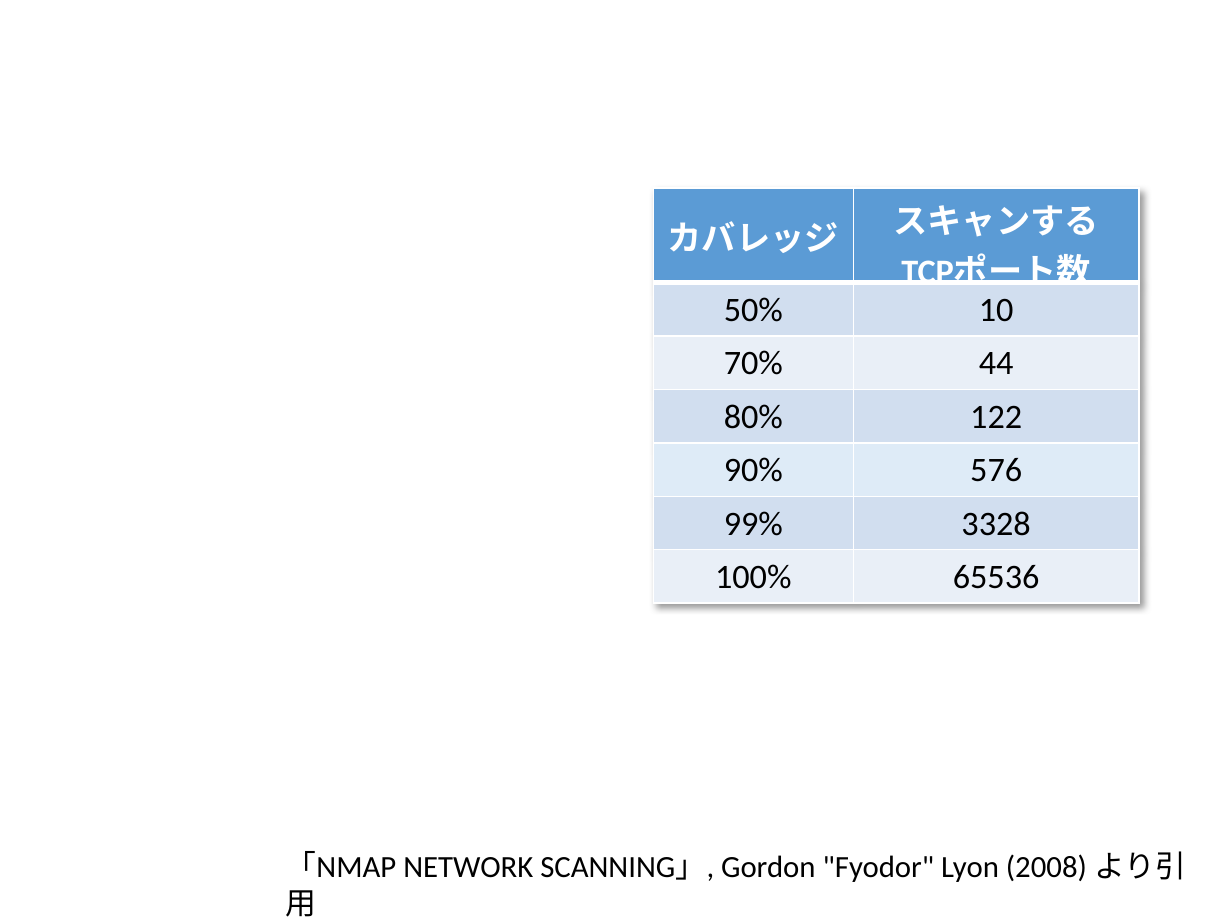
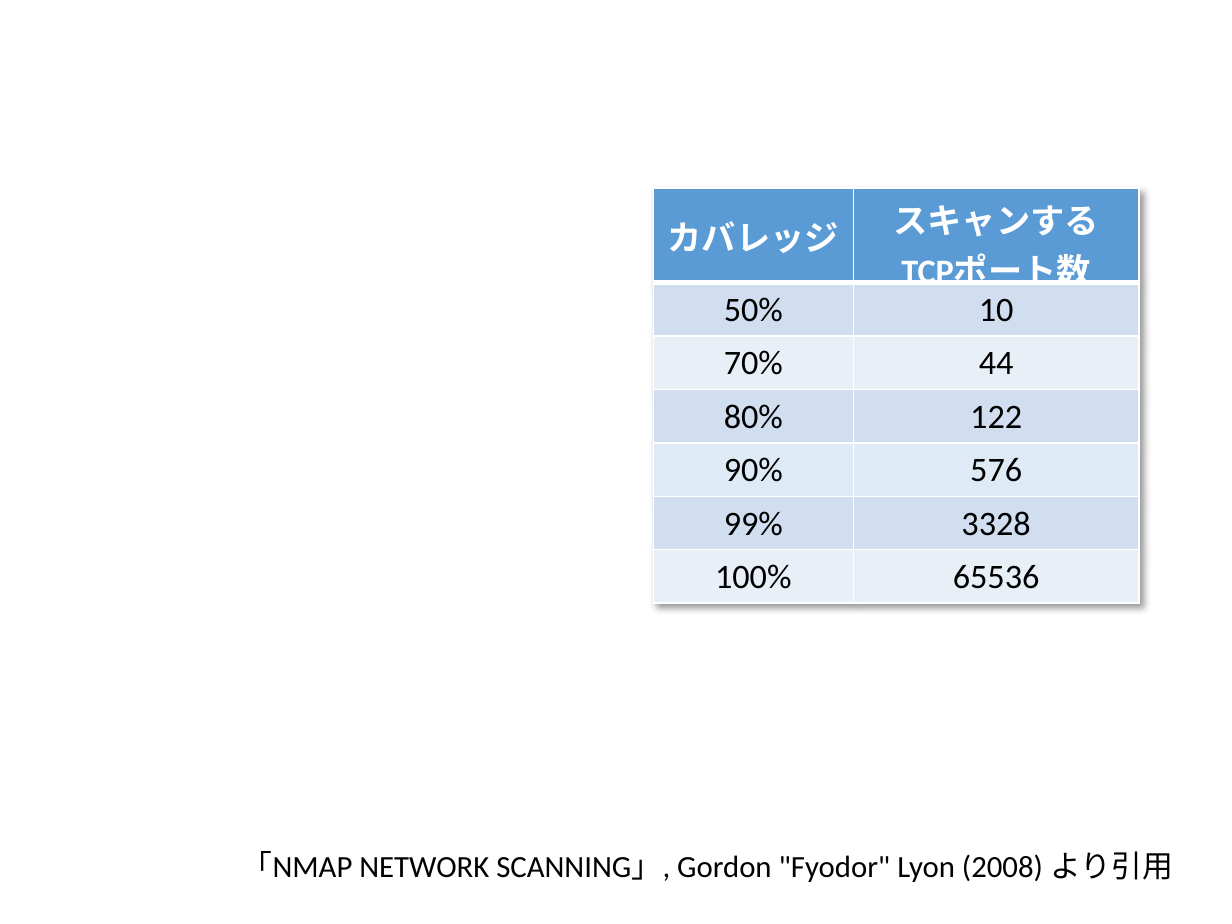
Before and after one commit to ozuma/sumida_sec, a slide deck: slide 22 of 2015-no.2/ppt/00_ozuma.pptx. Drawn at 1232x924 pixels with LibreOffice and Linux fonts; fonts in the diff are those of the drawing; background and template pictures are left out. Boxes give left, top, right and bottom in pixels: in the first picture for what was removed or moved away, otherwise in the second. Text is boxed around its words. In the diff, an @@ line names an element or a change of style, - is before the commit and + after.

```diff
--- a/2015-no.2/ppt/00_ozuma.pptx
+++ b/2015-no.2/ppt/00_ozuma.pptx
@@ text "「NMAP NETWORK SCANNING」, Gordon "Fyodor" ..." rewrapped from box(286, 851, 1186, 882) to box(242, 851, 1173, 882) @@
```
Also in this commit, not shown: 6 other slides changed, 6 slides added, 1 other file.
